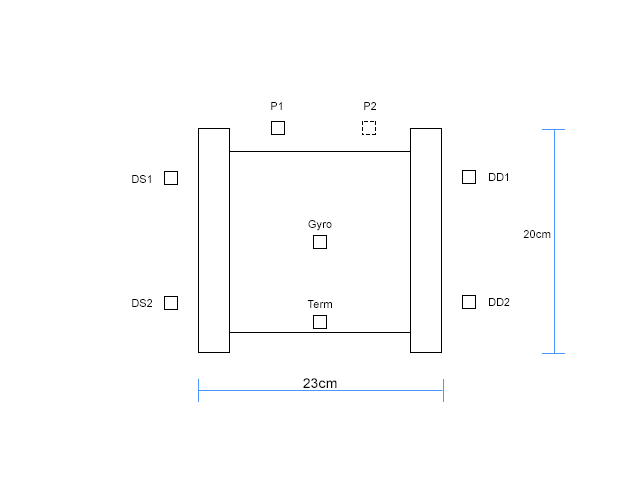
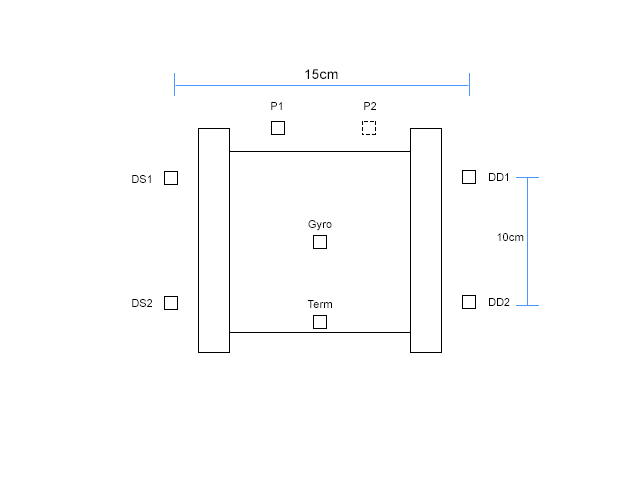
Comparing the layer stacks of the two (640, 480) images. Changes:
painted on "Forma 2 copia" over (443, 73, 470, 402)
painted on "Forma 2 copia 3" over (516, 129, 565, 178)
renamed "20cm" to "10cm", painted on it over (497, 230, 551, 241)
painted on "Forma 2 copia 2" over (516, 305, 565, 354)
painted on "Forma 2" over (174, 73, 199, 402)
renamed "23cm" to "15cm", painted on it over (303, 69, 338, 388)
removed layer "Forma 1" over (198, 390, 443, 391)
added layer "Forma 1 copia" above "DS2" over (175, 85, 469, 86)
painted on "Forma 3" over (527, 129, 555, 353)
